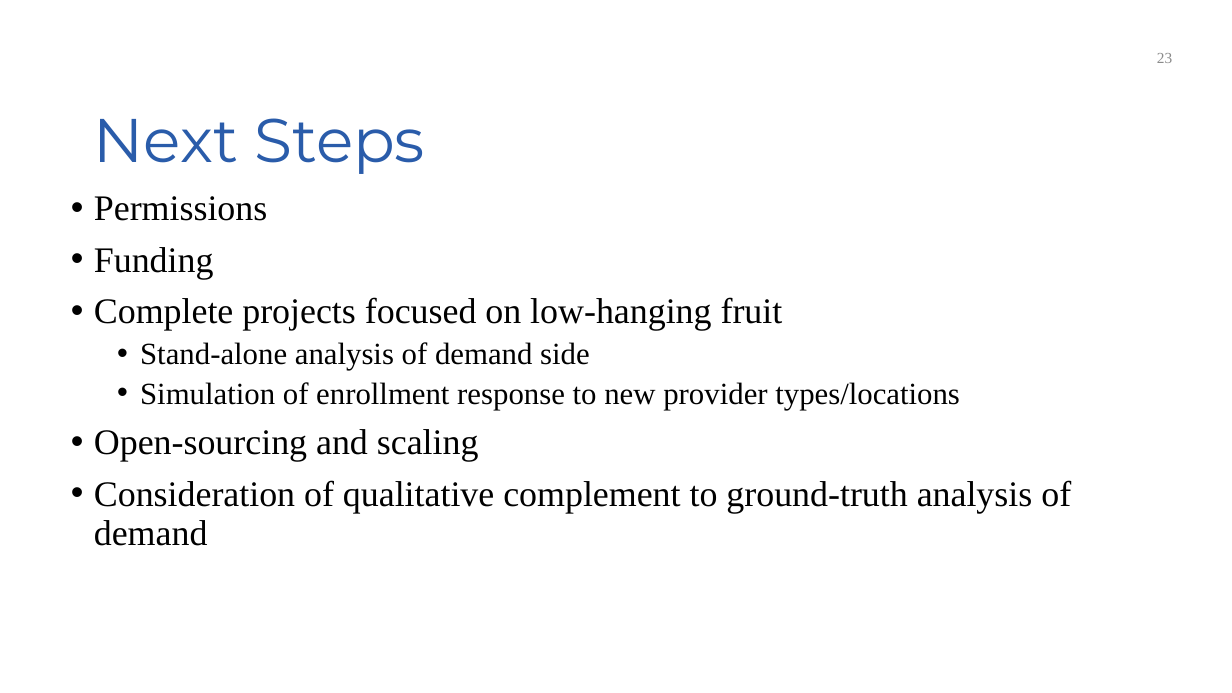
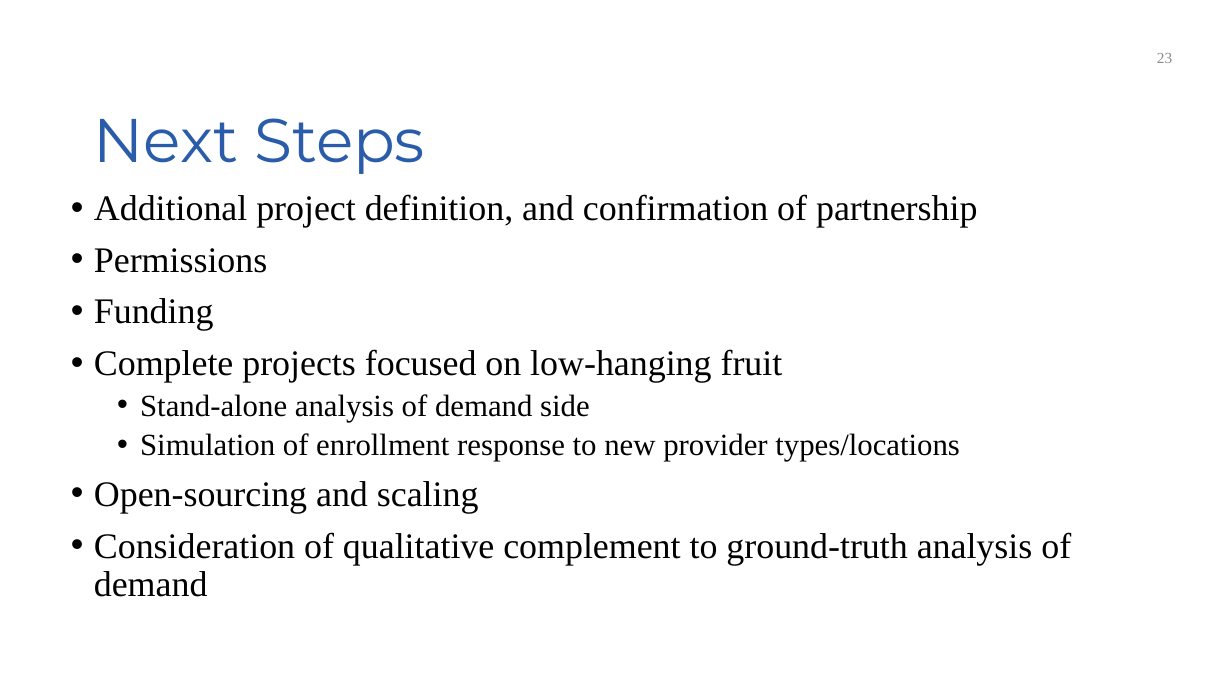
Before and after one commit to nsmader/CANOPY, a slide deck: slide 23 of write-ups/presentation/CANOPY Project - 2018-04-17 - Spatial Data Science Study Group.pptx. Drawn at 1232x693 pixels with LibreOffice and Linux fonts; fonts in the diff are those of the drawing; background and template pictures are left out. Boxes give left, top, right and bottom in pixels: in the first picture for what was removed or moved away, otherwise in the second. Text is boxed around its words. In the diff, an @@ line names an element or a change of style, - is before the commit and + after.

```diff
--- a/write-ups/presentation/CANOPY Project - 2018-04-17 - Spatial Data Science Study Group.pptx
+++ b/write-ups/presentation/CANOPY Project - 2018-04-17 - Spatial Data Science Study Group.pptx
@@ text at bbox=[94, 194, 977, 227]: paragraph added @@
+• Additional project definition, and confirmation of partnership
```
Also in this commit, not shown: 2 other slides changed.
